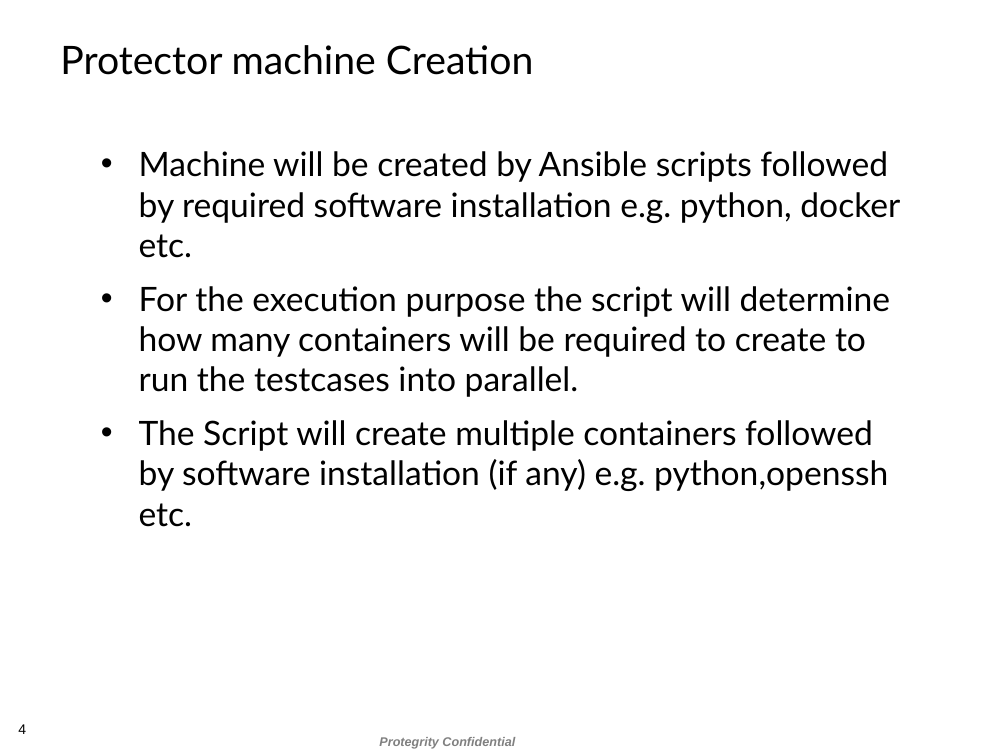
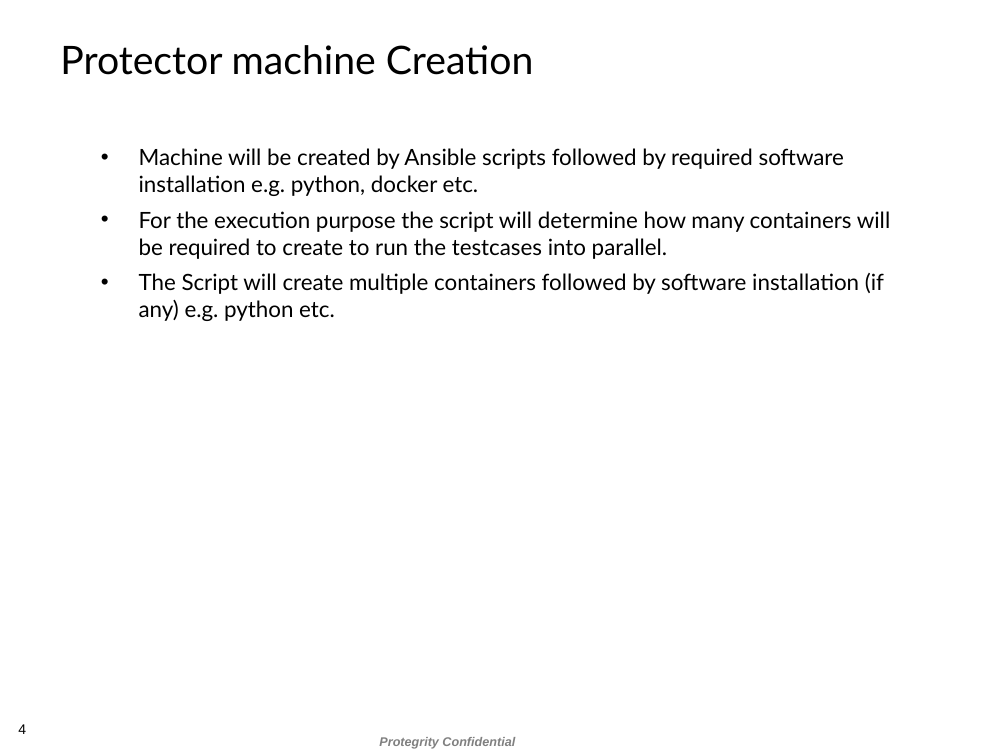
Before and after one commit to nalinigupta04/AQA, a slide deck: slide 4 of AQAFrameworkRestructure.pptx. Drawn at 1008x756 pixels with LibreOffice and Linux fonts; fonts in the diff are those of the drawing; background and template pictures are left out. Boxes give left, top, right and bottom in pixels: in the first picture for what was removed or moved away, otherwise in the second. Text is boxed around its words. In the diff, an @@ line names an element or a change of style, - is before the commit and + after.

```diff
--- a/AQAFrameworkRestructure.pptx
+++ b/AQAFrameworkRestructure.pptx
@@ text at (139,148,890,259): size 24 to 16 pt in "Machine will be created by Ansible scripts ...", "For the execution purpose the script will ..."; less space between paragraphs @@
@@ text at (139,273,884,321): text changed; size 24 to 16 pt @@
-• The Script will create multiple containers followed by software installation (if any) e.g. python,openssh etc.
+• The Script will create multiple containers followed by software installation (if any) e.g. python etc.
```
Also in this commit, not shown: 5 other slides changed.
